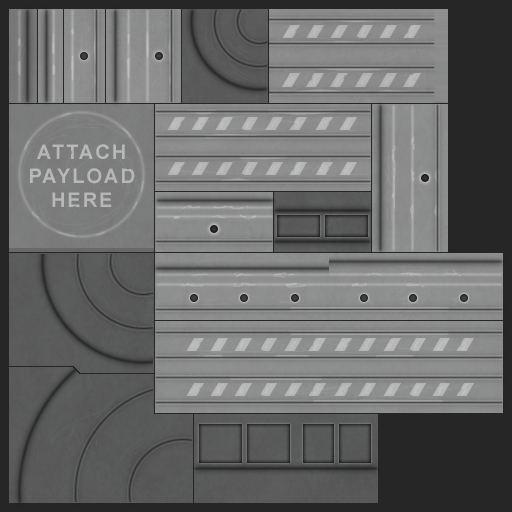
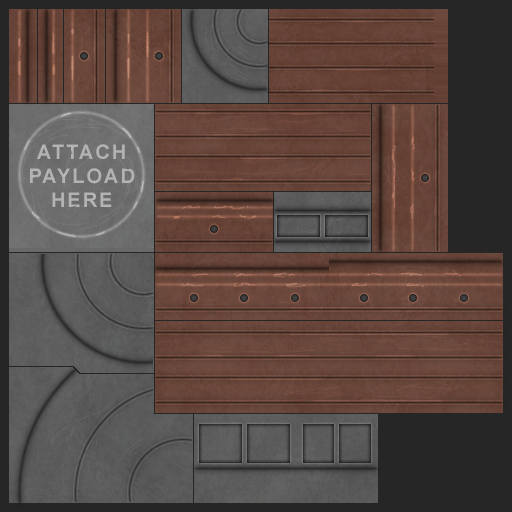
Before/after of a 512 × 512 layered artwork. What changed in the layer stack:
painted on "body bolts 1" (in "fairing_s1p5_1") over bbox(80, 52, 429, 233)
"body" (1st of 7, in "fairing_s1p5_1"): blend pass through → overlay over bbox(73, 306, 503, 503)
painted on "body high" (1st of 3, in "fairing_s1p5_1" › "body"), unmasked it over bbox(73, 307, 503, 503)
"body grime 2" (1st of 3, in "fairing_s1p5_1"): blend normal → overlay, painted on it, unmasked it over bbox(51, 264, 470, 465)
"body high 1" (2nd of 3, in "fairing_s1_1"): blend normal → overlay, painted on it, unmasked it over bbox(154, 102, 416, 254)
"body" (3rd of 7, in "fairing_s1_1"): blend pass through → overlay over bbox(75, 104, 440, 331)
painted on "body high" (2nd of 3, in "fairing_s1_1" › "body"), unmasked it over bbox(75, 104, 440, 331)
"body grime 2" (2nd of 3, in "fairing_s1_1"): blend normal → overlay, painted on it, unmasked it over bbox(79, 114, 435, 323)
removed layer "wear" (2nd of 3, in "fairing_s1_1") (was 20%) from group "fairing_s1_1" over bbox(9, 104, 448, 373)
"body" (6th of 7, in "fairing_s0p5_1" › "body"): blend pass through → overlay over bbox(93, 9, 435, 103)
painted on "body high" (3rd of 3, in "fairing_s0p5_1" › "body" › "body"), unmasked it over bbox(94, 9, 435, 103)
"body grime 2" (3rd of 3, in "fairing_s0p5_1" › "body"): blend normal → overlay, painted on it, unmasked it over bbox(16, 19, 414, 229)
removed layer "wear" (3rd of 3, in "fairing_s0p5_1") (was 20%) from group "fairing_s0p5_1" over bbox(9, 9, 448, 248)
"wear": opacity 20% → 7%, moved it out of group "fairing_s1p5_1", painted on it over bbox(9, 9, 503, 503)
hid "colour 1", moved it out of group "fairing_s1p5_1", painted on it over bbox(167, 24, 475, 396)
added layer "Layer 1" above "b" over bbox(9, 9, 503, 503)
painted on "b" over bbox(9, 9, 378, 503)
…and 15 more changes (7 blend, 10 mask, 10 painted, 4 removed)
